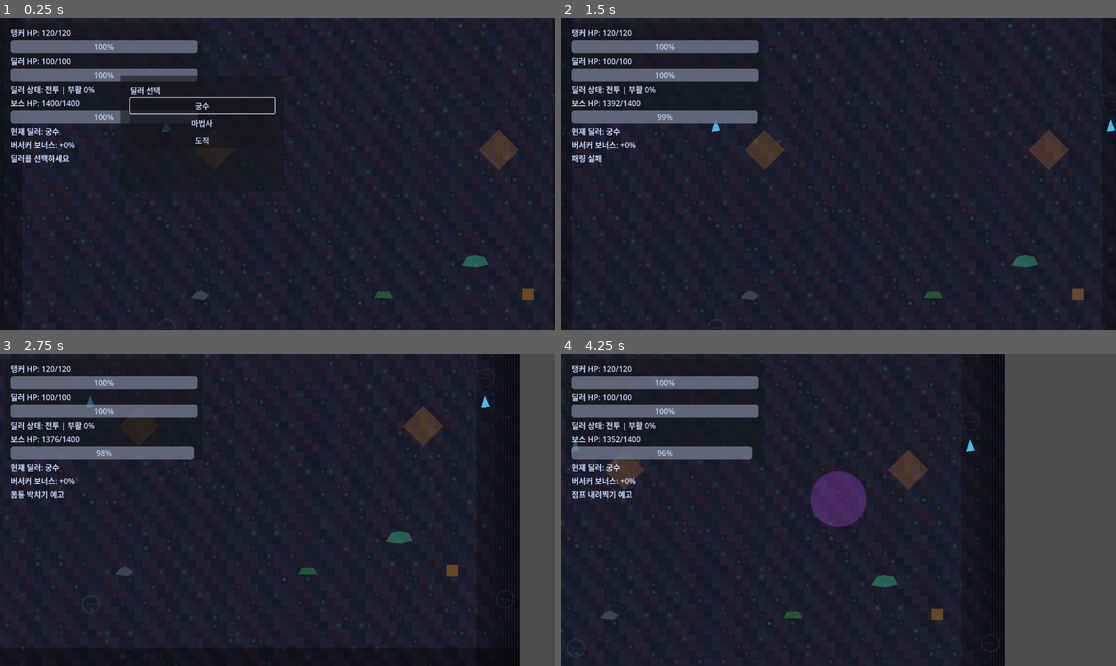
Above: before the commit, frames 1-4 (two rows, left to right).
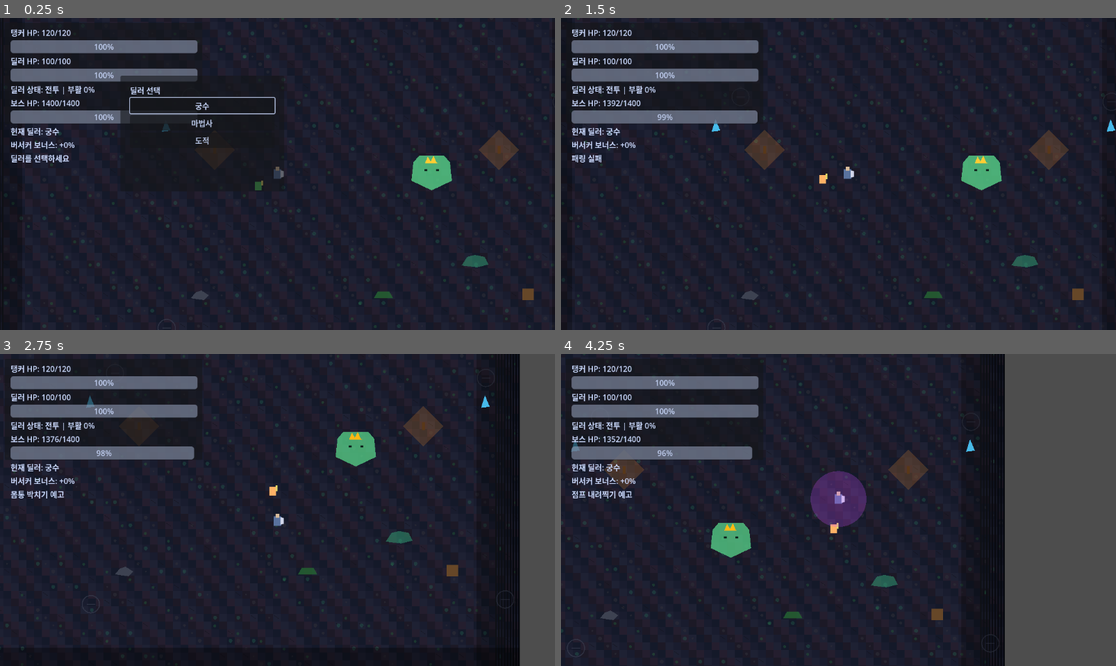
Above: after the commit, the same moments.

Repository: chars9498/parry-link-bossrun
Game: Godot game, scene res://scenes/Main.tscn
Two runs of this game, one before a commit and one after it. Both use one fixed random seed, a clock stepped at 60 frames per second and the inputs below.
Inputs:
- Up to frame 1 (0.25 s): no input
- Up to frame 2 (1.5 s): click "궁수" at 0.5 s; tap Enter (ui_accept) at 1.25 s; hold D (move_right) from 1.28 s (still down)
- Up to frame 3 (2.75 s): tap Enter (ui_accept) at 1.52, 2.27 s; release D (move_right) at 2.03 s; hold S (move_down) from 2.03 s (still down)
- Up to frame 4 (4.25 s): release S (move_down) at 2.78 s; hold D (move_right) 2.78-3.53 s; hold W (move_up) from 3.53 s (still down); tap Enter (ui_accept) at 3.77 s

The runs differ from the first frame. In frame 1, 0.7% of the frame differs, in the area x 45-82%, y 44-56%; in frame 2, 0.8%; in frame 3, 0.8%; in frame 4, 0.8%, in the area x 26-52%, y 44-66%.

Commit message:
Fix atlas texture load failures and safe region assignment

Diff:
--- a/scripts/visuals/art_atlas.gd
+++ b/scripts/visuals/art_atlas.gd
@@ -29,12 +29,12 @@
 var _parry_fx: Sprite2D
 
 func _ready() -> void:
-	_tank_tex = load(TANK_ART_PATH) as Texture2D
-	_dealer_tex = load(DEALER_ART_PATH) as Texture2D
-	_slime_tex = load(SLIME_ART_PATH) as Texture2D
-	_vfx_tex = load(VFX_ART_PATH) as Texture2D
-	_props_tex = load(PROPS_ART_PATH) as Texture2D
-	_tiles_tex = load(TILESET_ART_PATH) as Texture2D
+	_tank_tex = _load_texture(TANK_ART_PATH, "Tank")
+	_dealer_tex = _load_texture(DEALER_ART_PATH, "Dealer")
+	_slime_tex = _load_texture(SLIME_ART_PATH, "KingSlime")
+	_vfx_tex = _load_texture(VFX_ART_PATH, "VFX")
+	_props_tex = _load_texture(PROPS_ART_PATH, "Props")
+	_tiles_tex = _load_texture(TILESET_ART_PATH, "Tileset")
 	_apply_environment_art()
 	_apply_character_art()
 	_connect_feedback()
@@ -42,6 +42,25 @@
 func _process(_delta: float) -> void:
 	_update_dealer_role_region()
 	_update_boss_region()
+
+func _load_texture(path: String, label: String) -> Texture2D:
+	if not ResourceLoader.exists(path):
+		push_error("[ArtAtlas] Missing texture file for %s: %s" % [label, path])
+		return null
+	var res: Resource = load(path)
+	if res == null:
+		push_error("[ArtAtlas] Failed to load texture for %s: %s" % [label, path])
+		return null
+	if not (res is Texture2D):
+		push_error("[ArtAtlas] Loaded resource is not Texture2D for %s: %s" % [label, path])
+		return null
+	var tex: Texture2D = res as Texture2D
+	var tex_size: Vector2 = tex.get_size()
+	if tex_size.x <= 0.0 or tex_size.y <= 0.0:
+		push_error("[ArtAtlas] Invalid texture size for %s: %s" % [label, path])
+		return null
+	print("[ArtAtlas] Loaded %s texture: %s (%sx%s)" % [label, path, int(tex_size.x), int(tex_size.y)])
+	return tex
 
 func _apply_environment_art() -> void:
 	if _tiles_tex != null and _world.get_node_or_null("ArenaTileSprite") == null:
@@ -49,7 +68,7 @@
 		floor.name = "ArenaTileSprite"
 		floor.texture = _tiles_tex
 		floor.region_enabled = true
-		floor.region_rect = Rect2(Vector2(0, 0), Vector2(256, 256))
+		floor.region_rect = _safe_region_rect(_tiles_tex, Rect2(Vector2.ZERO, Vector2(256, 256)))
 		floor.centered = true
 		floor.position = Vector2(480, 270)
 		floor.scale = Vector2(3.75, 2.1)
@@ -65,23 +84,14 @@
 			var prop: Sprite2D = Sprite2D.new()
 			prop.texture = _props_tex
 			prop.region_enabled = true
-			prop.region_rect = Rect2(Vector2(32 * (i % 3), 32 * int(i / 3)), CELL)
+			var wanted: Rect2 = Rect2(Vector2(32 * (i % 3), 32 * int(i / 3)), CELL)
+			prop.region_rect = _safe_region_rect(_props_tex, wanted)
 			prop.position = points[i]
 			prop.scale = Vector2(1.4, 1.4)
 			prop.z_index = -2
 			_decor.add_child(prop)
 
 func _apply_character_art() -> void:
-	_hide_polygon_node(_tank, "TankBody")
-	_hide_polygon_node(_tank, "Head")
-	_hide_polygon_node(_tank, "Shield")
-	_hide_polygon_node(_dealer, "DealerSprite")
-	_hide_polygon_node(_dealer, "WeaponIcon")
-	_hide_polygon_node(_boss, "BossBody")
-	_hide_polygon_node(_boss, "EyeL")
-	_hide_polygon_node(_boss, "EyeR")
-	_hide_polygon_node(_boss, "Crown")
-
 	_tank_sprite = _ensure_sprite(_tank, "TankArt")
 	_dealer_sprite = _ensure_sprite(_dealer, "DealerArt")
 	_boss_sprite = _ensure_sprite(_boss, "BossArt")
@@ -92,22 +102,31 @@
 	if _tank_tex != null:
 		_tank_sprite.texture = _tank_tex
 		_tank_sprite.region_enabled = true
-		_tank_sprite.region_rect = Rect2(Vector2(0, 0), CELL)
+		_tank_sprite.region_rect = _safe_region_rect(_tank_tex, Rect2(Vector2.ZERO, CELL))
 		_tank_sprite.scale = Vector2(1.6, 1.6)
+		_hide_polygon_node(_tank, "TankBody")
+		_hide_polygon_node(_tank, "Head")
+		_hide_polygon_node(_tank, "Shield")
 	if _dealer_tex != null:
 		_dealer_sprite.texture = _dealer_tex
 		_dealer_sprite.region_enabled = true
 		_dealer_sprite.scale = Vector2(1.4, 1.4)
 		_update_dealer_role_region()
+		_hide_polygon_node(_dealer, "DealerSprite")
+		_hide_polygon_node(_dealer, "WeaponIcon")
 	if _slime_tex != null:
 		_boss_sprite.texture = _slime_tex
 		_boss_sprite.region_enabled = true
-		_boss_sprite.region_rect = Rect2(Vector2(0, 0), Vector2(64, 64))
+		_boss_sprite.region_rect = _safe_region_rect(_slime_tex, Rect2(Vector2.ZERO, Vector2(64, 64)))
 		_boss_sprite.scale = Vector2(1.8, 1.8)
+		_hide_polygon_node(_boss, "BossBody")
+		_hide_polygon_node(_boss, "EyeL")
+		_hide_polygon_node(_boss, "EyeR")
+		_hide_polygon_node(_boss, "Crown")
 	if _vfx_tex != null:
 		_parry_fx.texture = _vfx_tex
 		_parry_fx.region_enabled = true
-		_parry_fx.region_rect = Rect2(Vector2(0, 0), CELL)
+		_parry_fx.region_rect = _safe_region_rect(_vfx_tex, Rect2(Vector2.ZERO, CELL))
 		_parry_fx.scale = Vector2(1.6, 1.6)
 
 func _connect_feedback() -> void:
@@ -124,10 +143,10 @@
 	var result: int = tank_script.get_parry_result()
 	_parry_fx.visible = true
 	if result == ParryTypes.Result.PERFECT:
-		_parry_fx.region_rect = Rect2(Vector2(32, 0), CELL)
+		_parry_fx.region_rect = _safe_region_rect(_vfx_tex, Rect2(Vector2(32, 0), CELL))
 		_parry_fx.scale = Vector2(2.1, 2.1)
 	else:
-		_parry_fx.region_rect = Rect2(Vector2(0, 0), CELL)
+		_parry_fx.region_rect = _safe_region_rect(_vfx_tex, Rect2(Vector2(0, 0), CELL))
 		_parry_fx.scale = Vector2(1.6, 1.6)
 	await get_tree().create_timer(0.12).timeout
 	_parry_fx.visible = false
@@ -142,7 +161,7 @@
 		rect.position = Vector2(32, 0)
 	else:
 		rect.position = Vector2(64, 0)
-	_dealer_sprite.region_rect = rect
+	_dealer_sprite.region_rect = _safe_region_rect(_dealer_tex, rect)
 
 func _update_boss_region() -> void:
 	if _slime_tex == null or _boss_sprite == null:
@@ -153,12 +172,22 @@
 	var speed_len: float = slime.velocity.length()
 	var body: Node = slime.get_node("BossBody")
 	if body is CanvasItem and not (body as CanvasItem).visible:
-		_boss_sprite.region_rect = Rect2(Vector2(128, 0), Vector2(64, 64))
+		_boss_sprite.region_rect = _safe_region_rect(_slime_tex, Rect2(Vector2(128, 0), Vector2(64, 64)))
 		return
 	if speed_len > 250.0:
-		_boss_sprite.region_rect = Rect2(Vector2(64, 0), Vector2(64, 64))
-		return
-	_boss_sprite.region_rect = Rect2(Vector2(0, 0), Vector2(64, 64))
+		_boss_sprite.region_rect = _safe_region_rect(_slime_tex, Rect2(Vector2(64, 0), Vector2(64, 64)))
+		return
+	_boss_sprite.region_rect = _safe_region_rect(_slime_tex, Rect2(Vector2(0, 0), Vector2(64, 64)))
+
+func _safe_region_rect(tex: Texture2D, wanted: Rect2) -> Rect2:
+	var tex_size: Vector2 = tex.get_size()
+	var px: float = clamp(wanted.position.x, 0.0, max(tex_size.x - 1.0, 0.0))
+	var py: float = clamp(wanted.position.y, 0.0, max(tex_size.y - 1.0, 0.0))
+	var max_w: float = max(tex_size.x - px, 1.0)
+	var max_h: float = max(tex_size.y - py, 1.0)
+	var w: float = min(wanted.size.x, max_w)
+	var h: float = min(wanted.size.y, max_h)
+	return Rect2(Vector2(px, py), Vector2(w, h))
 
 func _ensure_sprite(parent: Node, node_name: String) -> Sprite2D:
 	var existing: Node = parent.get_node_or_null(node_name)
